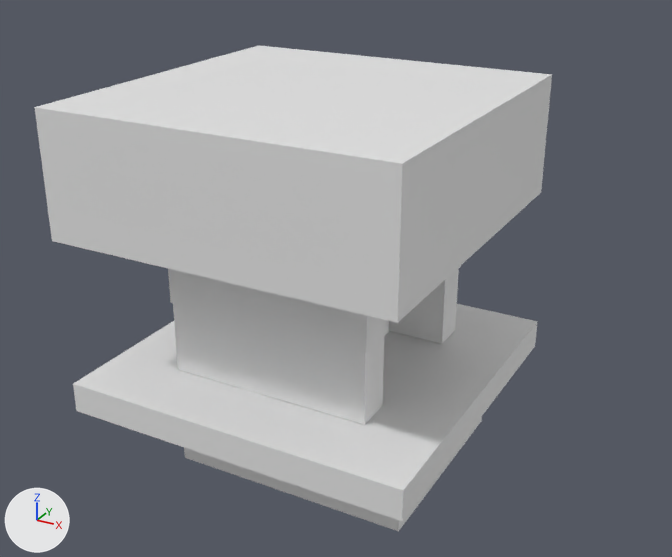
The OBJ model TrabalhoFinalFCG/data/mainbuild.obj: old version first, new version second.
Before and after are seen from a 50 mm camera at (140.0, -214.0, 183.0) aimed at (8.0, 26.0, 62.0). Lighting does not change. The marker at lower left points along +X, +Y and +Z. Where no turn or scale is listed for an object, it has been applied to the vertices. Vertices at the same position are counted once.

The older version as bpy lines, for what is in view:
```python
me_the_mainbuild = bpy.data.meshes.new('the_mainbuild')
me_the_mainbuild.from_pydata(...)  # 78 vertices, 60 faces; spans x -57.8..58.2, y -28.9..85.1, z 0.0..122.0
me_the_mainbuild.materials.append(mat_material)  # white #e7e7e7
me_the_mainbuild.materials.append(mat_material_001)  # white #e7e7e7
me_the_mainbuild.materials.append(mat_material_002)  # white #e7e7e7
me_the_mainbuild.materials.append(mat_material_003)  # white #e7e7e7
me_the_mainbuild.materials.append(mat_material_004)  # white #e7e7e7
me_the_mainbuild.materials.append(mat_material_005)  # white #e7e7e7
me_the_mainbuild.materials.append(mat_material_006)  # white #e7e7e7
me_the_mainbuild.materials.append(mat_material_007)  # white #e7e7e7
me_the_mainbuild.materials.append(mat_material_008)  # white #e7e7e7
me_the_mainbuild.materials.append(mat_material_009)  # white #e7e7e7
ob_the_mainbuild = bpy.data.objects.new('the_mainbuild', me_the_mainbuild)
ob_the_mainbuild.location = (0.0, 0.0, 0.0)
```
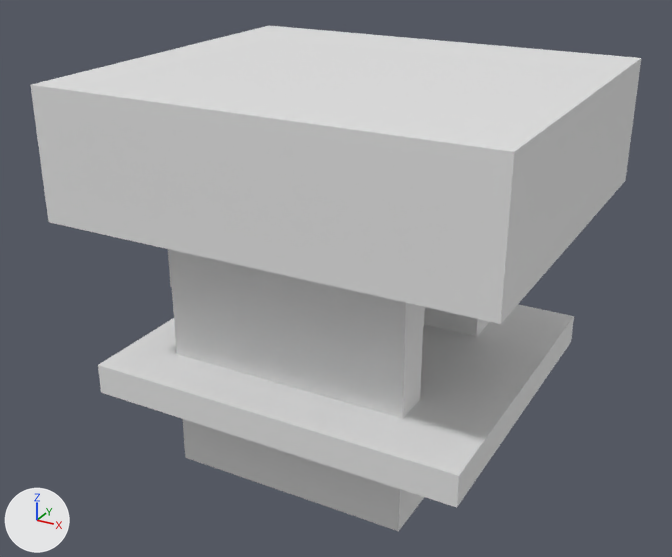
Location of each change, (x1, y1, x2, y2) in pixels of the pictures (672 x 557 px):
'the_mainbuild', reshaped (18% wider): before (34, 46, 552, 531); after (31, 26, 641, 531)
part 1 of me_the_mainbuild, added: after (182, 419, 364, 519)
part 2 of me_the_mainbuild, added: after (31, 26, 641, 324)
part 3 of me_the_mainbuild, added: after (168, 249, 425, 344)
part 4 of me_the_mainbuild, added: after (424, 307, 489, 337)
part 5 of me_the_mainbuild, added: after (172, 287, 423, 419)
part 6 of me_the_mainbuild, added: after (98, 304, 574, 507)
part 7 of me_the_mainbuild, deleted: before (389, 269, 459, 344)
part 8 of me_the_mainbuild, deleted: before (34, 46, 552, 323)
part 9 of me_the_mainbuild, deleted: before (168, 269, 387, 352)
part 10 of me_the_mainbuild, cut back: before (73, 304, 538, 531); after (363, 478, 424, 531)

What changed in the scene script:
```text
Add mat_material_010:
    mat_material_010 = principled_material('Material.010')
    mat_material_010.base_color = (0.8, 0.8, 0.8)  # white #e7e7e7
    mat_material_010.roughness = 1.0
Change me_the_mainbuild:
    used by ob_the_mainbuild; location = (0.0, 0.0, 0.0)
    remove me_the_mainbuild.from_pydata(...)  # 78 vertices, 60 faces; spans x -57.8..58.2, y -28.9..85.1, z 0.0..122.0
    remove me_the_mainbuild.materials.append(mat_material)  # white #e7e7e7
    add me_the_mainbuild.from_pydata(...)  # 83 vertices, 61 faces; spans x -56.3..81.5, y -30.8..90.1, z 0.0..128.8
    me_the_mainbuild part 1: a new loose piece, a box spanning x -32.8..35.2, y -5.9..6.1, z 0.0..29.8, in mat_material_001 (white #e7e7e7)
    me_the_mainbuild part 2: a new loose piece, a box spanning x -56.3..81.5, y -30.8..90.1, z 88.8..128.8, in mat_material_003 (white #e7e7e7)
    me_the_mainbuild part 3: a new loose piece, a box spanning x -33.0..47.2, y -6.5..6.5, z 63.8..87.8, in mat_material_004 (white #e7e7e7)
    me_the_mainbuild part 4: a new loose piece, a box spanning x -33.0..47.2, y 52.1..64.1, z 39.8..63.8, in mat_material_006 (white #e7e7e7)
    me_the_mainbuild part 5: a new loose piece, a box spanning x -33.0..47.2, y -6.0..6.0, z 39.8..63.8, in mat_material_007 (white #e7e7e7)
    me_the_mainbuild part 6: a new loose piece, a box spanning x -50.3..71.4, y -23.8..83.0, z 29.8..39.8, in mat_material_008 (white #e7e7e7)
    me_the_mainbuild part 7: the loose piece of 8 vertices spanning x -33.0..35.0, y 52.0..64.0, z 34.0..58.0 is deleted
    me_the_mainbuild part 8: the loose piece of 8 vertices spanning x -57.8..55.2, y -28.9..85.1, z 82.0..122.0 is deleted
    me_the_mainbuild part 9: the loose piece of 8 vertices spanning x -33.5..35.5, y -6.5..6.5, z 58.2..82.2 is deleted
    me_the_mainbuild part 10
    22 vertices are removed from x -56.8..58.2, y -28.9..85.1, z 0.0..33.8
    23 faces are deleted
    4 vertices are added at (-32.9, 6.0, 0.0), (-32.9, 52.0, 0.0), (35.0, 64.0, 29.8), (35.0, 64.0, 0.0)
    7 new vertices lie (0.0, 0.0, 29.8) away from vertices in x -33.0..47.0, y -6.0..64.0, z 0.0
    1 new face joins them, mat_material_001 (white #e7e7e7)
    5 new faces join them, mat_material_002 (white #e7e7e7)
    6 new faces join them, mat_material_009 (white #e7e7e7)
    add me_the_mainbuild.materials.append(mat_material_010)  # white #e7e7e7
```
